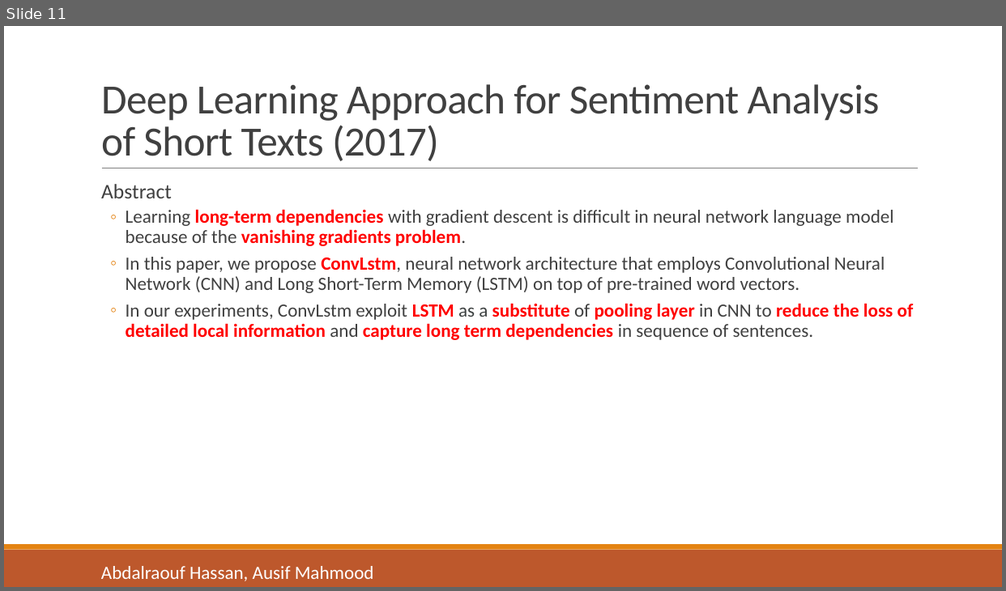
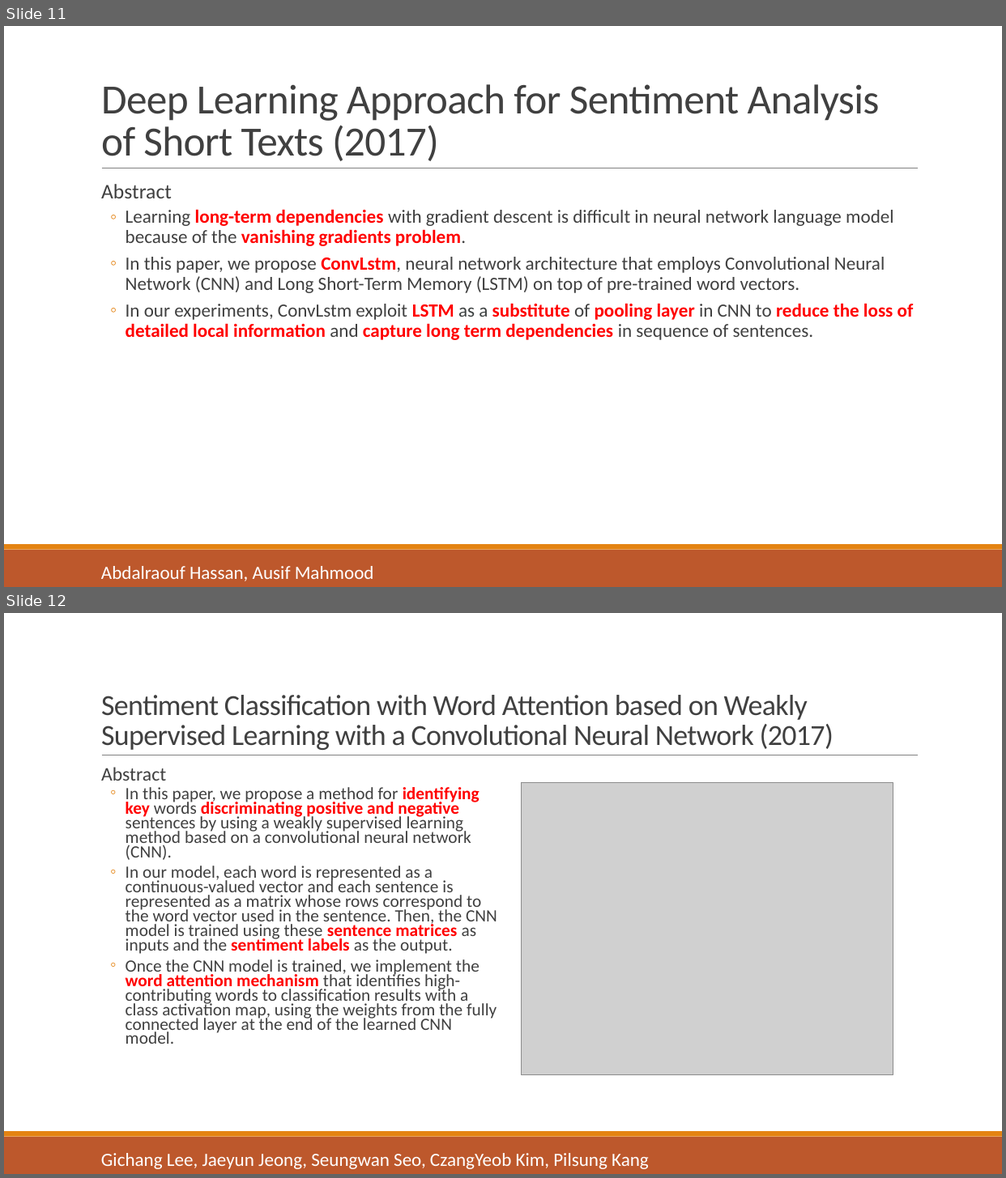
Before and after one commit to liangxh/grad, a slide deck: [报告] Text Emotion Detection.pptx. Shown one above the other, each under a label of ours: slide 11 before the commit, slides 11 and 12 after it. The pictures are 1006x591 and 1006x1178 pixels, drawn with LibreOffice and Linux fonts; fonts in the diff are those of the drawing; grey boxes stand for pictures. Boxes give left, top, right and bottom in pixels: in the first picture for what was removed or moved away, otherwise in the second. Text is boxed around its words. In the diff, an @@ line names an element or a change of style, - is before the commit and + after.

```diff
--- a/[报告] Text Emotion Detection.pptx
+++ b/[报告] Text Emotion Detection.pptx
@@ slide 12 added at (4, 613, 1002, 1174), background #FFFFFF; not listed: 3 template elements that a slide beside it also shows @@
@@ title added at (101, 695, 833, 750), 28 pt, text #404040 @@
+Sentiment Classification with Word Attention based on Weakly Supervised Learning with a Convolutional Neural Network (2017)
@@ text added at (101, 767, 497, 1044), 16.6 pt, text #404040 @@
+  Abstract
+  ◦ In this paper, we propose a method for identifying key words discriminating positive and negative sentences by using a weakly supervised learning method based on a convolutional neural network (CNN).
+  ◦ In our model, each word is represented as a continuous-valued vector and each sentence is represented as a matrix whose rows correspond to the word vector used in the sentence. Then, the CNN model is trained using these sentence matrices as inputs and the sentiment labels as the output.
+  ◦ Once the CNN model is trained, we implement the word attention mechanism that identifies high-contributing words to classification results with a class activation map, using the weights from the fully connected layer at the end of the learned CNN model.
@@ picture added at (522, 782, 893, 1075) @@
@@ text added at (101, 1153, 649, 1169), 18 pt, text #FFFFFF @@
+Gichang Lee, Jaeyun Jeong, Seungwan Seo, CzangYeob Kim, Pilsung Kang
```
Also in this commit, not shown: 3 slides changed, 2 other files.
